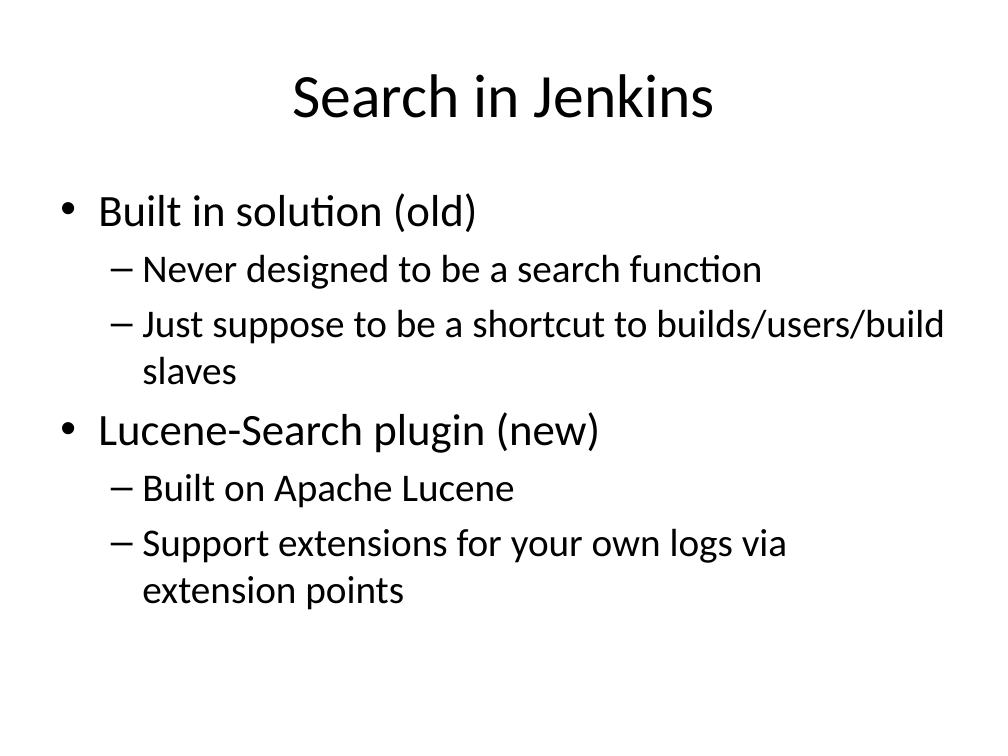
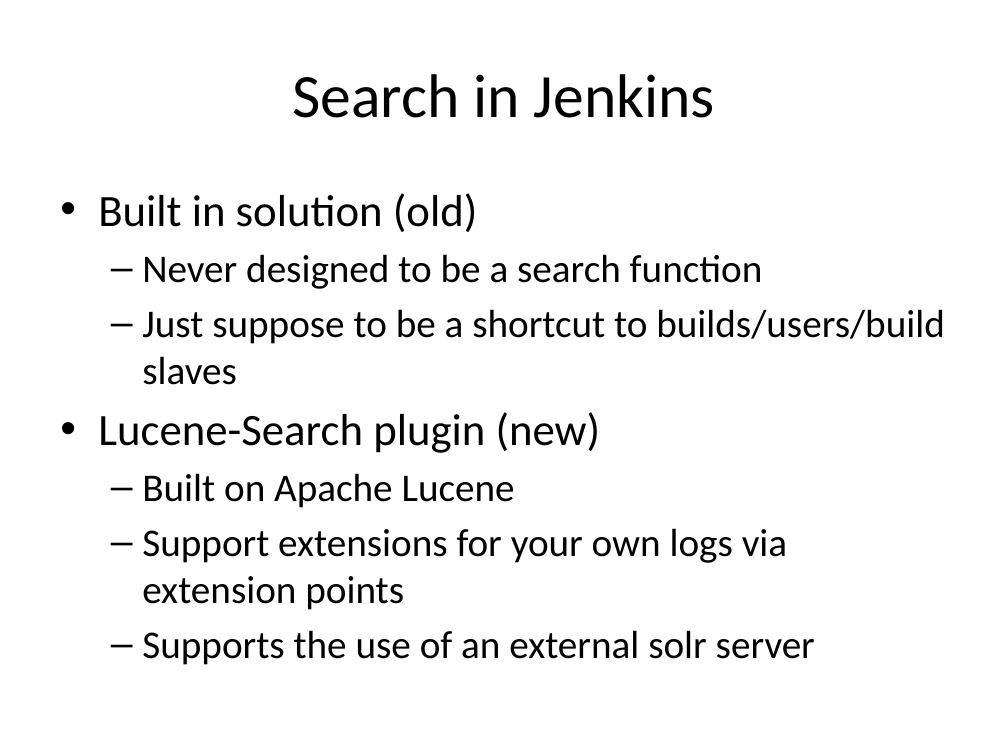
Before and after one commit to tobias-/lucene-search-demo, a slide deck: slide 2 of solution demo Lucene.pptx. Drawn at 1008x756 pixels with LibreOffice and Linux fonts; fonts in the diff are those of the drawing. Boxes give left, top, right and bottom in pixels: in the first picture for what was removed or moved away, otherwise in the second. Text is boxed around its words. In the diff, an @@ line names an element or a change of style, - is before the commit and + after.

Commit message:
updated presentation

```diff
--- a/solution demo Lucene.pptx
+++ b/solution demo Lucene.pptx
@@ text at (x1=142, y1=630, x2=815, y2=665): paragraph added @@
+  – Supports the use of an external solr server
```
